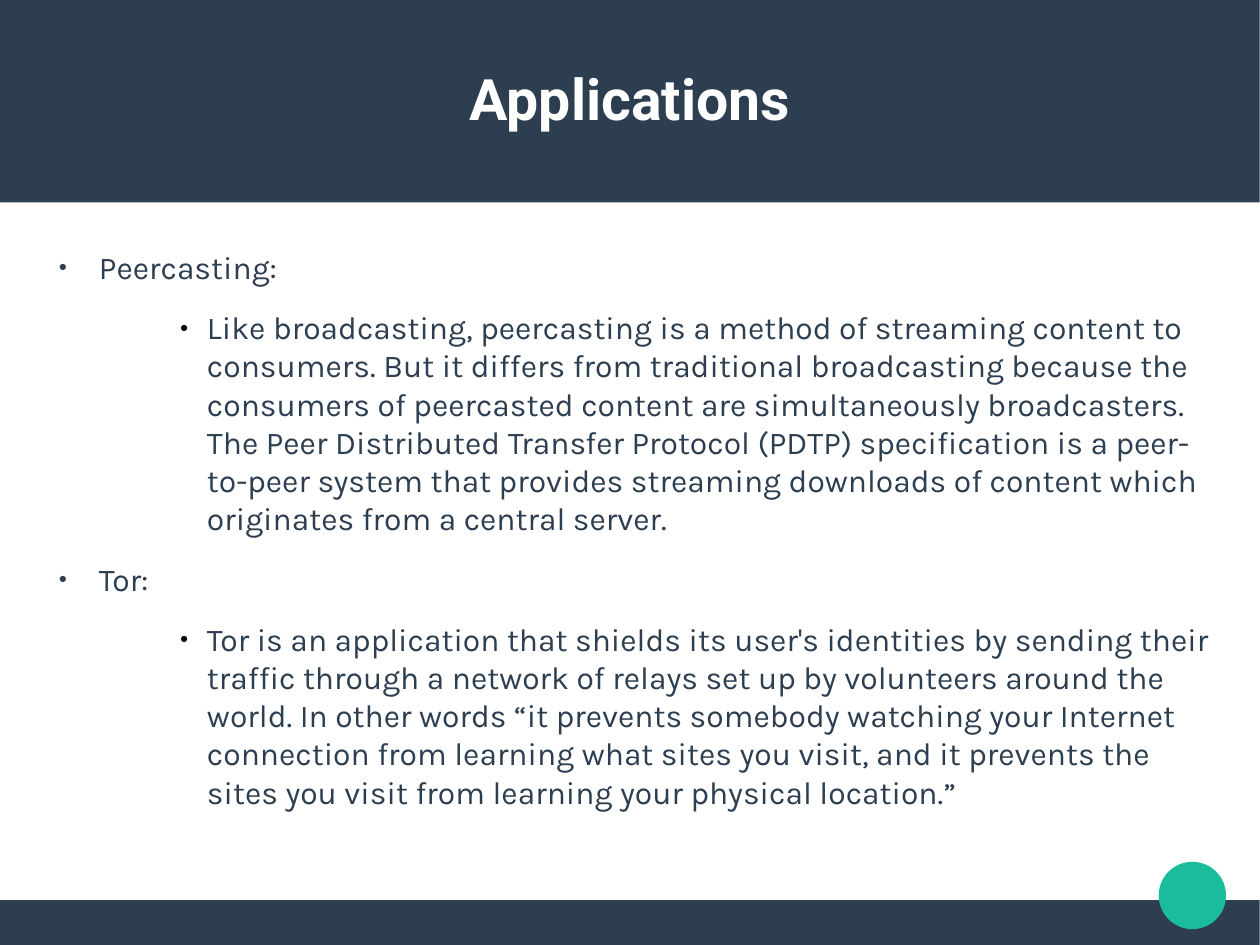
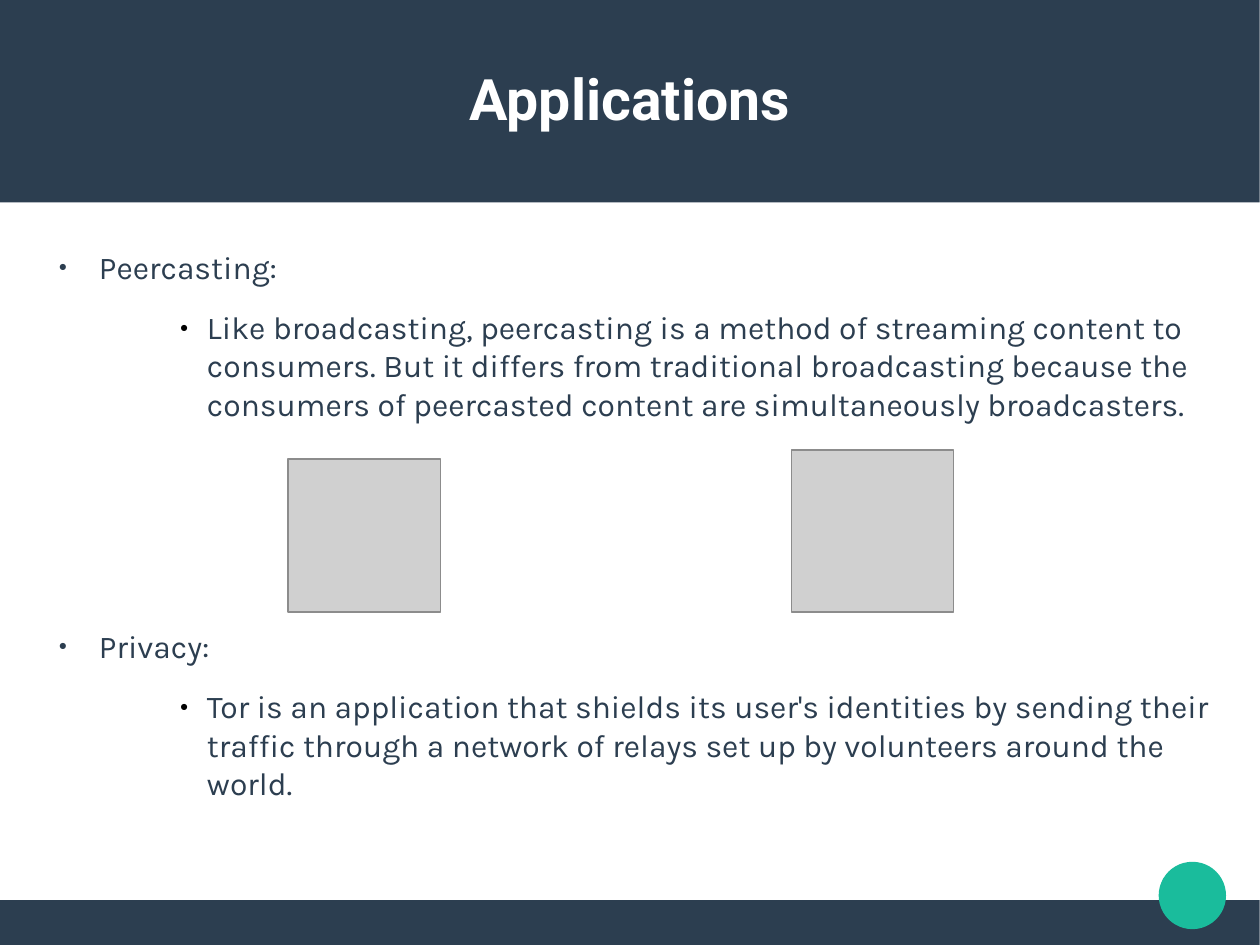
Before and after one commit to ishanjoshi02/TeSeminar, a slide deck: slide 9 of Presentation/Neeraj/Presentation.odp (slide 7 before the commit). Drawn at 1260x945 pixels with LibreOffice and Linux fonts; fonts in the diff are those of the drawing; grey boxes stand for pictures. Boxes give left, top, right and bottom in pixels: in the first picture for what was removed or moved away, otherwise in the second. Text is boxed around its words. In the diff, an @@ line names an element or a change of style, - is before the commit and + after.

```diff
--- a/Presentation/Neeraj/Presentation.odp
+++ b/Presentation/Neeraj/Presentation.odp
@@ text at (99, 317, 1208, 796): text changed @@
-          ● Like broadcasting, peercasting is a method of streaming content to consumers. But it differs from traditional broadcasting because the consumers of peercasted content are simultaneously broadcasters. The Peer Distributed Transfer Protocol (PDTP) specification is a peer-to-peer system that provides streaming downloads of content which originates from a central server.
-● Tor:
-          ● Tor is an application that shields its user's identities by sending their traffic through a network of relays set up by volunteers around the world. In other words “it prevents somebody watching your Internet connection from learning what sites you visit, and it prevents the sites you visit from learning your physical location.”
+          ● Like broadcasting, peercasting is a method of streaming content to consumers. But it differs from traditional broadcasting because the consumers of peercasted content are simultaneously broadcasters.
+● Privacy:
+          ● Tor is an application that shields its user's identities by sending their traffic through a network of relays set up by volunteers around the world.
@@ picture added at (288, 460, 441, 613) @@
@@ picture added at (792, 450, 955, 613) @@
```
Also in this commit, not shown: 4 other slides changed, 3 slides added, 1 slide removed, 8 other files.
